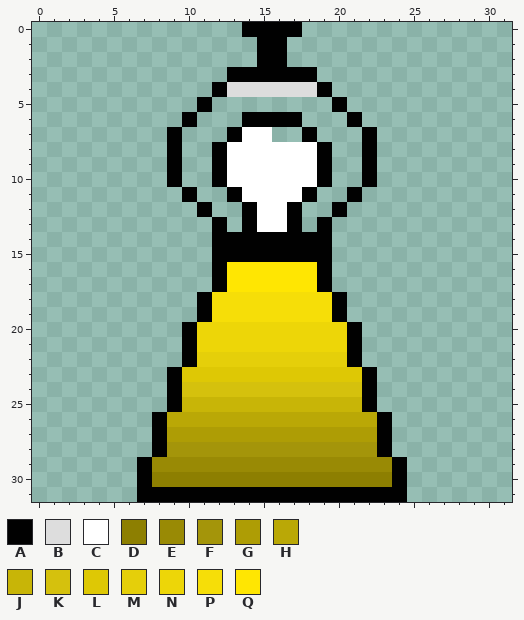
One commit to this pixel-art sprite: UpJam/resources/sprites/bobBackSprite.png. This is how it looked before the edit.
The file is 32x32 pixels. Colours within 5 levels of each other are drawn and written as one.
Palette (. is transparent): A #010101  B #dddddd  C #ffffff  D #8d7f01  E #998a05  F #a4950a  G #ae9d05  H #baa806  J #c8b507  K #d5c10d  L #dec805  M #e5cf0a  N #edd608  P #f6de08  Q #ffe602
Pixels before, first column x 7:
 0 .......AAAA.......
 1 ........AA........
 2 ........AA........
 3 ......AAAAAA......
 4 .....ABBBBBBA.....
 5 ....A........A....
 6 ...A...AAAA...A...
 7 ..A...ACC..A...A..
 8 ..A..ACCCCCCA..A..
 9 ..A..ACCCCCCA..A..
10 ..A..ACCCCCCA..A..
11 ...A..ACCCCA..A...
12 ....A..ACCA..A....
13 .....A.ACCA.A.....
14 .....AAAAAAAA.....
15 .....AAAAAAAA.....
16 .....AQQQQQQA.....
17 .....AQQQQQQA.....
18 ....APPPPPPPPA....
19 ....APPPPPPPPA....
20 ...ANNNNNNNNNNA...
21 ...ANNNNNNNNNNA...
22 ...AMMMMMMMMMMA...
23 ..ALLLLLLLLLLLLA..
24 ..AKKKKKKKKKKKKA..
25 ..AJJJJJJJJJJJJA..
26 .AHHHHHHHHHHHHHHA.
27 .AGGGGGGGGGGGGGGA.
28 .AFFFFFFFFFFFFFFA.
29 AEEEEEEEEEEEEEEEEA
30 ADDDDDDDDDDDDDDDDA
31 AAAAAAAAAAAAAAAAAA
The result:
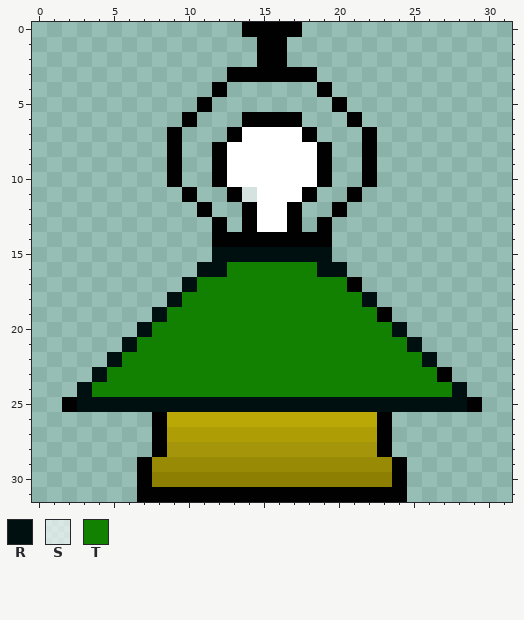
Colours new in this view: R #000f10  S #ffffffa3  T #128001
Commit message: bob avec capes and red
The edit:
{"y":4,"x":13,"old":"BBBBBB","new":"......"}
{"y":7,"x":16,"old":"..","new":"CC"}
{"y":11,"x":14,"old":"C","new":"S"}
{"y":15,"x":12,"old":"AAAAAAAA","new":"RRRRRRRR"}
{"y":16,"x":11,"old":".AQQQQQQA.","new":"RRTTTTTTRR"}
{"y":17,"x":10,"old":"..AQQQQQQA..","new":"RTTTTTTTTTTA"}
{"y":18,"x":9,"old":"..APPPPPPPPA..","new":"RTTTTTTTTTTTTR"}
{"y":19,"x":8,"old":"...APPPPPPPPA...","new":"RTTTTTTTTTTTTTTA"}
{"y":20,"x":7,"old":"...ANNNNNNNNNNA...","new":"RTTTTTTTTTTTTTTTTR"}
{"y":21,"x":6,"old":"....ANNNNNNNNNNA....","new":"RTTTTTTTTTTTTTTTTTTR"}
{"y":22,"x":5,"old":".....AMMMMMMMMMMA.....","new":"RTTTTTTTTTTTTTTTTTTTTR"}
{"y":23,"x":4,"old":".....ALLLLLLLLLLLLA.....","new":"RTTTTTTTTTTTTTTTTTTTTTTA"}
{"y":24,"x":3,"old":"......AKKKKKKKKKKKKA......","new":"RTTTTTTTTTTTTTTTTTTTTTTTTR"}
{"y":25,"x":2,"old":".......AJJJJJJJJJJJJA.......","new":"ARRRRRRRRRRRRRRRRRRRRRRRRRRA"}
{"label":"changed","picture_box":[227,82,317,202]}
{"label":"changed","picture_box":[62,247,482,412]}
